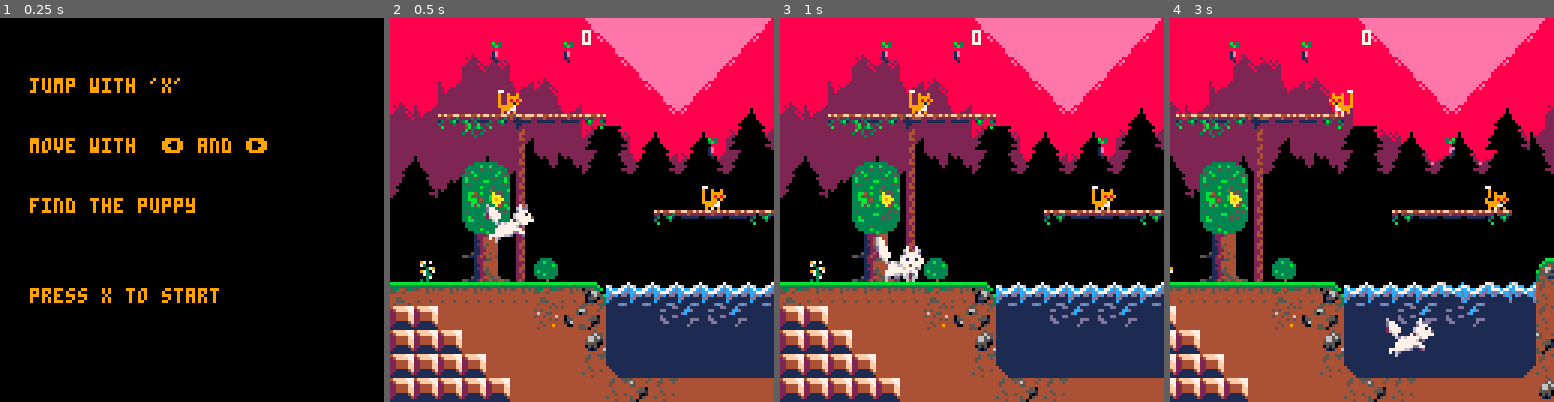
Above: before the commit, frames 1-4 (left to right).
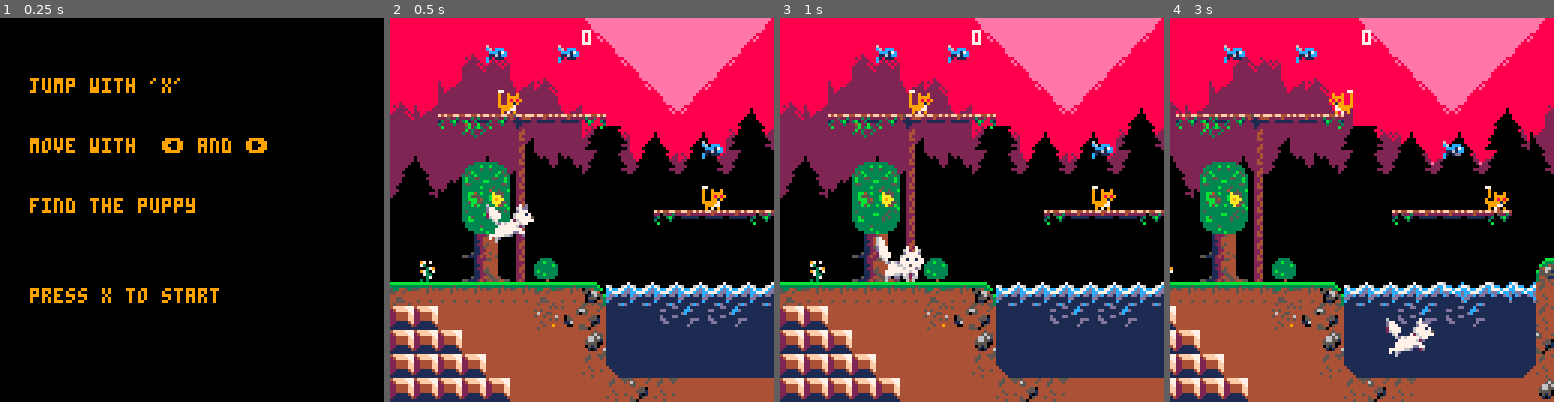
Above: after the commit, the same moments.

Repository: szabadkai/superWolfBrothers
Game: PICO-8 cartridge roka.p8
Same seed, same stepped clock (60 frames per second), same inputs: the game is played once before the commit and once after it.
Inputs:
- Up to frame 1 (0.25 s): no input
- Up to frame 2 (0.5 s): tap X (X key) at 0.33 s
- Up to frame 3 (1 s): tap O (Z key) at 0.7 s
- Up to frame 4 (3 s): tap X (X key) at 1.07, 1.85, 2.97 s; hold Right 1.6-2.1 s; tap O (Z key) every 0.4 s from 1.7 to 2.9 s; hold Up 2.15-2.42 s; hold Right from 2.47 s (still down)

Frame 1 is identical in both runs. In frame 2, 0.5% of the frame differs, in the area x 25-87%, y 6-37%; in frame 3, 0.5%; in frame 4, 0.6%, in the area x 14-77%, y 6-37%.

Commit message:
New levels

Diff:
--- a/roka.p8
+++ b/roka.p8
@@ -914,22 +914,22 @@
 	end
 end
 __gfx__
-00000000000000000000000000007000000000007700000077000000000000000000000000000000000000000000000000000000033003300330033000000000
-0000000067000000000000000007700000000000900900900900000000000000009f00f9009f00f90000000000cccc0000c11c00000330300303300000000000
-007007006770000000000000006770000000000090099990090900900000000000ffffff00ffffff00000000001777000017710000aa99000099aa0000000000
-000770006770000000000000066770000070070090098989090999900000000000f8fff800f8fff800000000001c7c000017c10009aaa990099a7a9000000000
-00077000d777000000700700d77770000670076090099190900989890009009090fff2ff90fff2ff009f00f9001ccc00001cc1000aaaa990099aa7a000000000
-00700700d777000006700760d77770000d7777d09999970099999190099999900ffff2f00ffffff000ffffff00111c0000c11c000aaa99900999aaa000000000
-00000000277770000d7777d027777000677777700999770009997700099989890fffff000fffff0090f8fff8000000000000000000a9990000999a0000000000
-00000000267770006777777026777000771771770907090009074090790991900f490f000f490f00ff94f2ff0000000000000000000a90000009a00000000000
-88888888006700007717717700670000777777770000000000f7007f0000000077000000770000000000000000b030000030b000000000000070070000000000
-888888880006d76d777777770006d76d6775777000f7007f00f7007f00000000b00b00b00b00000000000000003b3000003b3000007007000777777000000000
-8888888800007776677577700000777676777d6000f7007f0077777700000000b00bbbb00b0b00b00000000000080000000800000777777007c77c7700000000
-888888880000777776777d600000777776777d6000777777007b777b00000000b00b8b8b0b0bbbb000000000001e8000008ee00007c77c7777c77c7700000000
-8888888800077777777677000007777777767700ff7b777b0077797700f7007fb00bb1b0b00b8b8b000b00b0001e8000008e100077c77c777775577700000000
-8888888800077766d762d70000077766d762d700f7977977ff97787f00777777bbbbb700bbbbb1b00bbbbbb00012800000821000777557770777777000000000
-888888880006d0dd066066000006d0dd06606600f77f7777f77f77f0ff7b777b0bbb77000bbb77000bbb8b8b0001000000010000077777700777777000000000
-888888880006002000606000000600200060600007790f7007779790f79779770b0707000b0730b07b0bb1b00000000000000000797272707972727000000000
+00000000000000000000000000007000000000007700000077000000000000000000000000d7007d000000000000000000000000033003300330033000000000
+000000006700000000000000000770000000000090090090090000000000000000d7007d00777777000000006000000006000000000330300303300060000000
+0070070067700000000000000067700000000000900999900909009000000000007777770078777800000000c60ccc000c60ccc000aa99000099aa00b60bbb00
+000770006770000000000000066770000070070090098989090999900000000000787778d0777277000000000ccc17c000ccc17c09aaa990099a7a900bbb78b0
+00077000d777000000700700d777700006700760900991909009898900090090d07778770777777000d7007d01161cc0001161cc0aaaa990099aa7a00b997bb0
+00700700d777000006700760d77770000d7777d0999997009999919009999990077772700777770000777777c10111000c101dd00aaa99900999aaa0bd01dd00
+00000000277770000d7777d027777000677777700999770009997700099989890777770007d67700d0787778c00000000c00000000a9990000999a00b0000000
+000000002677700067777770267770007717717709070900090740907909919007d6070007d6070077d672770000000000000000000a90000009a00000000000
+00000000006700007717717700670000777777770000000000f7007f0000000077000000770000000000000000b030000030b000000000000070070000000000
+060000000006d76d777777770006d76d6775777000f7007f00f7007f00000000b00b00b00b00000000000000003b3000003b3000007007000777777000000000
+0b60bbb000007776677577700000777676777d6000f7007f0077777700000000b00bbbb00b0b00b00000000000080000000800000777777007c77c7700000000
+00bbb78b0000777776777d600000777776777d6000777777007b777b00000000b00b8b8b0b0bbbb000000000001e8000008ee00007c77c7777c77c7700000000
+00b997bb00077777777677000007777777767700ff7b777b0077797700f7007fb00bb1b0b00b8b8b000b00b0001e8000008e100077c77c777775577700000000
+0bd0bbb000077766d762d70000077766d762d700f7977977ff97787f00777777bbbbb700bbbbb1b00bbbbbb00012800000821000777557770777777000000000
+0b0000000006d0dd066066000006d0dd06606600f77f7777f77f77f0ff7b777b0bbb77000bbb77000bbb8b8b0001000000010000077777700777777000000000
+000000000006002000606000000600200060600007790f7007779790f79779770b0707000b0730b07b0bb1b00000000000000000797272707972727000000000
 bbbbbbbb000000000000000000000000000000000000000000000000000000000000000000000000000000000000000000000000000000000000000000000000
 bbbbbbbb600000000000000000000000000000000000000000000000000000000000000000000000000000000000000000000000000000000000000000000000
 bbbbbbbb677000000000000000000000000000006000000000000000007000000000000000700000000000000000000000000000600000000000000000000000
@@ -1042,90 +1042,90 @@
 00000000000000000000000000000000000000000000000000000000000000000000000000000000000000000000000000000000000000000000000000000000
 0b0b0b0b0b0b0b0b0b0b0b0b0b0b0b0b0b0b0b0b0b0b0b0b00000000000000000000000000000000000000000000000000000000000000000000000000000000
 __gff__
-0000000000808080808080202020200000000000008080808080802020440000000000000000000000000000000000000000000000000000000000000000000000010101010201010000000404010000010101010101010000000000000100000000020202020000000002000202020000000000000000000002020000000100
+0000000000808080808080202020202020000000008080808080802020440000000000000000000000000000000000000000000000000000000000000000000000010101010201010000000404010000010101010101010000000000000100000000020202020000000002000202020000000000000000000002020000000100
 0000000000000000000000000000000000000000000000000000000000000000000000000000000000000000000000000000000000000000000000000000000000000000000000000000000000000000000000000000000000000000000000000000000000000000000000000000000000000000000000000000000000000000
 __map__
-000000000000000000000000000000000000000000000000000000000000000000000000000070607261607100000000000000000000001b0000000000000000000000000000000000000000000000000000000000000000000000000000000000000000005050504d0000000000000000000000000000000000000000000000
-000000001b00001b000000000000000000000000000000000000000000000000000000000d0072606160617200000000000000000000000000000000000000000000000000000000000000000000000000000000000000000000000000000000000000000f5050504d0000000000000000000000000000000000000000000000
-00000000000000000000000000000000000000000000000000000000000000000000000000006072607260610000000000000000000000000000000000000000000000000000000000000000000000000000000000000000000000706060710000000000000050504d0000006f0000000000000000000000000000000f0b0b00
-00000000050000000000000000000000000000000000000070617271000000000000006a6565616061606172000000000000000067656564636600000000001b0000000000000000000000000000000000000000000000000000007460727300000d0d0b0b0b50504d001d007f7d001800000000000000000000000000000000
-00006462646a79796500000000000000000000000000000061726061000000000000006900007260726172600000000000000000000000000000000000000000000000000000000000000000000000000000000000000000000000707260710000000000000050504d5d5d5d5d5d5d5d5d5d7e00000000000000000018000000
-000000cf0069000000000000001b0000000000cf7072710061607261000000000500006900007472616061730000000000000000000000000000000000000500000000000000000000000000000000000000000000000000000000746072730000000005000050504d6d6e6e6d6d6e6c6e6e6c000000000000005d5d5d5d5d5d
+00000000000000000000000000000000000000000000000000000000000000000000000000007060726160710000000000000000000000000000000000000000000000000000000000000000000000000000000000000000000000000000000000000000005050504d0000000000000000000000000000000000000000000000
+000000000b00000b000000000000000000000000000000000000000000000000000000000d007260616061720000000000000000000000000000000000000000000000000000000000000000000000000000000000000000000000000000000000000000005050504d0000000000000000000000000000000000000000000000
+00000000000000000000000000000000000000000000000000000000000000000000000000006072607260610000000000000000000000000000000000000000000000000000000000000000000000000000000000000000000000706060710000000000000050504d0000006f0000000000000000000000000000000f001000
+00000000050000000000000000000000000000000000000070617271000000000000006a6565616061606172000000000000000067656564636600000b00000000000000000000000000000000000000000000000000000000000074607273000000000b000050504d001d007f7d001800000000000000000000000000000000
+00006462646a7979650000000000000000000000000000006172606100000000000000690000726072617260000b00000b000000000000000000000000000000000000000000000000000000000000000000000000000000000000707260710000000000000050504d5d5d5d5d5d5d5d5d5d7e00000000000000000018000000
+000000cf0069000000000000000b0000000000cf7072710061607261000000000500006900007472616061730000000000000000000000000000000000000500000000000000000000000000000000000000000000000000000000746072730000000005000050504d6d6e6e6d6d6e6c6e6e6c000000000000005d5d5d5d5d5d
 00000070716900000000000000000000000000006061600074726173000000797979797979000000595a0000000000050000000000000000006762657979796562000000000000000000000000000000000000000000000000000070726071006a657979796350506e00000000000000000000000000000000006e6d6d6e6d6c
-00000061726900000000000000050000000000007472730000495a00000000000000000000000000595a0063657964647979796566000000000000000000000000000000000000000000000000000000000000000000000000000074747373006900000000005050000000000000000000000000000000000000000000000000
-00000074736900000000006479797964000000000069000000595a00000000000000000000000000595a0000000000000000000000000000000000000000000000000000000000000000000000000000000000000000007071000000495a000069000b0b0b006264000000000000000000000000000000000000000000000000
-000000495a69000000000000ce000000000076780069770000595a000000000000000000000f0000495a0000000000000000000000000000000000000000000000656362647965640000000000000000706171000000007473000000595a000069000000000000000000006f0000000000006f00000000006f00000000000000
-007500494a6977000000000000000000004243474753475400494a76000000000500000000000000595a0000000000000000000000000000000000000000000000000000000000000000000000000d00747273001b0000495a000000495a0005690000000000000000004d7f7d0000007c7d7f7d00187c7d7f7c000000000000
+00000061726900000000000000050000000000007472730000495a00000000000000000000000000595a0063657964647979796566000000000000000000000000000000000b00000000000000000000000000000000000000000074747373006900000000005050000000000000000000000000000000000000000000000000
+00000074736900000000006479797964000000000069000000595a00000000000000000000000000595a0000000000000000000000000000000000000000000000000000000000000000000000000000000000000000007071000000495a000069000b000b006264000000000000000000000000000000000000000000000000
+000000495a69000000000000ce000000000076780069770000595a000000000000000000000b0000495a0000000000000000000000000000000000000000000000656362647965640000000000000000706171000000007473000000595a000069000000000000000000006f0000000000006f00000000006f00000000000000
+007500494a6977000000000000000000004243474753475400494a76000000000500000000000000595a0000000000000000000000000000000000000000000000000000000000000000000000000d0074727300000000495a000000495a0005690000000000000000004d7f7d0000007c7d7f7d00187c7d7f7c000000000000
 4743434343434743544b4b4b4b4b4b4b4b46514541415551474747540000007979797979797979797a5a000000000000000000000000000000000000706171000000000000000000657965630000000000690000000000494a000000595a6a796579796a796550504d4d4d4d5d5d5d5d5d5d5d5d5d5d5d5d4d4d4d4d4d4d4d4d
 5050414141414555526b6b5b5c5b5c6b6b4646505041414645465544000000000000000000000000595a79656a000000000000000000000000000d006160610000000000000000000000000000007577786900150076425343540000594a6900001b00690000505050504d4d4d4e5e4e5e4e5e4e4e5e4e4e4d4d4d4d4d4d4d4d
 5050504141414141516b6b6b6b6b6b6b6b5245505041504141414144000000000000000000000000595a1b1b690000000000000000000000000000007472730000000000000000000000000042435343474347534353515546445700595a69001b001b690078505050504d504d4d4f4f4f4f4f4f4f4f4f4d4d4d4d4d4d4d4d4d
 505050504141414146686b6b6b6b6b6b7b4650505050505041415544001500777875707100000000494a0000690000780000000000000000000000000069750000000000000000000000000056525152455546524146555246515354494a69001500006978505050505050504d4d4d4f4f4f4f4f4f4f4d4d4d4d4d4d4d4d4d4d
 5050505050414141414652464141414141515050505050505041515243474343475343434753434753434353474343534b4b4b4b4b4b4b4b4b424353474743544b4b4b4b4b4b4b4b4b4b4b4b56414641414141414141464641414155434343434343434343435050505050504d4d4d4d4f4f4f4f4f4d4d4d4d4d4d4d4d4d4d4d
-4d4d4d4d4d4d4d4d4d6d4d4d4d6d6e6d6c6c4d4d4d4d4d4d4d4d4d4d4d4d4d4d4d4d4d4d4d4d4d4d4d4d4d4d4d4d5050505050505050505050504d4d4d4d4d4d4d4d5050505050505050505050000000000000000000000000000000000000000000000000000000000000000000000000000000000000000000000000000000
-4d4d4d4d4d4d4d4d00006c4d4d00000000006c6d6d6c6e6d6d6c4d4d4d4d4d4d4d4d4d4d6d6e6c6c6d4d4d4d4d4d4d4d4d4d5050505050504d4d4d6c6d6e6e6c4d4d50505050505050500000000000000000000000001b000000000000000000000000000000000000000000000000000000001b000000000000000000000000
-4d4d4d4d4d4d6d6c0000004d4d000000000000000000000000006c6d6c4d4d4d4d4d4d6e00000000006c4d4d4d6e6d6e6c4d4d50504d4d4d4d4d0000000000004d4d50505050500000000000000000000000000000000000000000000000000000000d0070727271000000000000000000000000000000000000000000000000
-6d4d4d4d4d4d00000000006c6d0000b2000000000000000000000000006c6d4d4d6e00000000000000004d4d4d000000006e4d4d6d6c6e6d6c6e0000000000006d4d50505050000000001b0000000000000000050000000000000000000000000000000061616160000000000000007061617100000000000005000000000000
-004d4d4d6d6d30300030300000b20b0b0b3000003000000000000000000000000000000b0b00000000004d4d4d00000000006c4d000000000000000000000000006c000000000000000000000000000000797979797979796a797900000000007979797972617261000000000000006160726179790000797979797979000000
-b26c6d6eb2b2b2b2b2b2b2b2b2b2b2b2b2b2b2b2b26d6c6e6d6c6e0000000000000000000000000000006c6d6e00000000cfcf6d00000000000000000b00000000cf0000000000000500000000000000000000000000000069000000000000000000000060726172000000000000006172616000000000000000000000000000
+4d4d4d4d4d4d4d4d4d6d4d4d4d6d6e6d6c6c4d4d4d4d4d4d4d4d4d4d4d4d4d4d4d4d4d4d4d4d4d4d4d4d4d4d4d4d5050505050505050505050504d4d4d4d4d4d4d4d4d4d4d4d4d4d4d50505050000000000000000000000000000000000000000000000000000000000000000000000000000000000000000000000000000000
+4d4d4d4d4d4d4d4d00006c4d4d00000000006c6d6d6c6e6d6d6c4d4d4d4d4d4d4d4d4d4d6d6e6c6c6d4d4d4d4d4d4d4d4d4d5050505050504d4d4d6c6d6e6e6c4d4d4d4d4d4d4d5050500000000000000000000000000b000000000000000000000000000000000000000000000000000000000b000000000b00000b00000000
+4d4d4d4d4d4d6d6c0000004d4d000000000000000000000000006c6d6c4d4d4d4d4d4d6e00000000006c4d4d4d6e6d6e6c4d4d50504d4d4d4d4d0000000000004d4d4d4d4d4d500000000000000000000000000000000000000000000000000000000d0070727271000000000000000000000000000000000000000000000000
+6d4d4d4d4d4d00000000006c6d0000b200000000000b0000000b0000006c6d4d4d6e00000000000000004d4d4d000000006e4d4d6d6c6e6d6c6e0000000000006d4d4d4d4d50000000000b0000000000000000050000000000000000000000000000000061616160000000000000007061617100000000000005000000000000
+004d4d4d6d6d30300030300000b20f00003000003000000000000000000000000000001b1b00000000004d4d4d00000000006c4d000000000000000000000000006c000000000000000000000000000000797979797979796a797900000000007979797972617261000000000000006160726179790000797979797979000000
+b26c6d6eb2b2b2b2b2b2b2b2b2b2b2b2b2b2b2b2b26d6c6e6d6c6e0000000000000000000000000000006c6d6e0000000fcfcf6d000000000000000b000b000000cf0000000000000500000000000000000000000000000069000000000000000000000060726172000000000000006172616000000000000000000000000000
 0000000000003030000018003030300000b4b4b40000000000000000000000000000000000000000000000000000000000cf0000000000000000ce00000000000000000000006a79797979796a000000000000000000000069000000000000000000000061726160000000000000007461727300000000000000000000000000
-0000000000000000006c6c6d6c6d6d6c6d6e00000000000000000000b30000000000004d4d00b3b3b3b3b3b3b3b3000000000000000000000000001800000000000000000000690000000000690000000000000000000000690000000000000070607100746160730000000005000000495a0070607100000000000000001d00
+0000000000000000006c6c6d6c6d6d6c6d6e00000000000000000000b30000000000004d4d00b3b3b3b3b3b3b3b3000000180000000000000000001800000000000000000000690000000000690000000000000000000000690000000000000070607100746160730000000005000000495a0070607100000000000000001d00
 000000000000000000000000000000000000000000000000000000000000000000004d4d4d4d0000000000000000005d5d5d5d7e0000000000006e6c6d6e00004d4d0000000069000000000069000000000000000000000069777800000000006161600000594a00000000796a797900595a0060616100000000000079797979
-00000000000000000000000b0b0b0000000000000000000d000000000000000000004d4d4d4d0000000000000000006d6c6d6d6c000000000000ce00000000004d4d50504652690000007500796a7979790000000000004247475347540000007460731b00595a007061710069000000594a0074607300000000000000000000
-00000000007c7d7d00000000000000000000006f00000000000000000000000000006c4d4d6e00000000000000000000000000000000000000000000000000004d505050464646464655514646690000000000000000005655464545457071000069000000495a007472730069000000595a0000690000000000000000000000
-5d5d5d5d5d5d5d4d00001800000018004d4d7d7f4d0000000000004d4d4d00000000000000000000000000000000000000000000000b007c4d4b4b4b4b4b4b4d4d505050504551465246454545690000150000000015005246460000007473760069150000595a000069000069000000495a7578690000000000000000000000
-4e5e4e5e4e5e5e4d5d5d5d5d5d5d5d5d4d4d4d4d4d4b4b4b4b4b4b4d4d4d000000000000000000000b0000000000000000000018007c6f4d4d5b5c5b5c6b5b4d4d505050504545520000004545690046464141414141465146460000454547435343434754494a001569001b6900754243434343544b4b4b4b4b4b4b4b4b4b4b
-4f4f4f4f4f4f4d4d5e4e4e4e5e4e5e5e4d4d4d4d4d4d5c5b5c5c4d4d4d4d4d000b00006f001800000000004d4d5d5d5d5d5d5d5d5d5d5d4d4d4d6b6b6b6b4d4d4d505050505051451b1b1b0000694646465255514141414500000000454646524545454141474753434753435343474646464646466b6b6b5c6b6b5b5c5b5b5c
-4f4f4f4f4f4d4d4d4d4f4f4f4f4f4f4d4d4d4d4d4d4d4d4d4d4d4d4d4d4d4d7d7c7d7c7f4d4d4d5d5d5d5d4d4d4d5e5e4e4e4e4e4d4d4d4d4d4d4d4d4d4d4d4d5050505050505050454545454555465145454652464141451b1b1b00464645524545414141414651465255464651464646464646466b6b6b6b6b6b6b6b5c5b6b
-4f4f4f4f4d4d4d4d4d4d4f4f4f4d4d4d4d4d4d4d4d4d4d4d4d4d4d4d4d4d4d4d4d4d4d4d4d4d4d4d4e5e4e4d4d4d4d4d4d4d4d4d4d4d4d4d4d4d4d4d4d4d4d4d50505050505050505051524646524545524545454545414141414141414141464541414141414141414141414141414141414141416b6b6b6b6b6b6b6b6b6b6b
-…(52 lines of a section not shown)…
+00000000000000000000000f000f0000000000000000000d000000000000000000004d4d4d4d0000000000000000006d6c6d6d6c000000000000ce00000000004d4d50504646690000007500796a7979790000000000004247475347540000007460731b00595a007061710069000000594a0074607300000000000000000000
+00000000007c7d7d00000000000000000000006f00000000000000000000000000006c4d4d6e00000000000000000000000000000000000000000000000000004d4d4d50464646464655514657690000000000000000005655464545457071000069000000495a007472730069000000595a0000690000000000000000000000
+5d5d5d5d5d5d5d4d00000800000008004d4d7d7f4d0000000000004d4d4d00000000000000000000000000000000000000000000000f007c4d4b4b4b4b4b4b4d4d4d4d50504551465246454545690000150000000015005246460000007473760069150000595a000069000069000000495a7578690000000000000000000000
+4e5e4e5e4e5e5e4d5d5d5d5d5d5d5d5d4d4d4d4d4d4b4b4b4b4b4b4d4d4d000000000000000000000f0000000000000000080000007c6f4d4d5b5c5b5c6b5b4d4d4d4d50504545520000004545690046464141414141465146460000454547435343434754494a001569001b6900754243434343544b4b4b4b4b4b4b4b4b4b4b
+4f4f4f4f4f4f4d4d5e4e4e4e5e4e5e5e4d4d4d4d4d4d5c5b5c5c4d4d4d4d4d000000006f000800000000004d4d5d5d5d5d5d5d5d5d5d5d4d4d4d6b6b6b6b4d4d4d4d4d4d505051451b1b1b0000694646465255514141414500000000454646524545454141474753434753435343474646464646466b6b6b5c6b6b5b5c5b5b5c
+4f4f4f4f4f4d4d4d4d4f4f4f4f4f4f4d4d4d4d4d4d4d6b6b6b6b4d4d4d4d4d7d7c7d7c7f4d4d4d5d5d5d5d4d4d4d5e5e4e4e4e4e4d4d4d4d4d4d4d4d4d4d4d4d4d4d4d4d50505050454545454555465145454652464141451b1b1b00464645524545414141414651465255464651464646464646466b6b6b6b6b6b6b6b5c5b6b
+4f4f4f4f4d4d4d4d4d4d4f4f4f4d4d4d4d4d4d4d4d4d4d4d4d4d4d4d4d4d4d4d4d4d4d4d4d4d4d4d4e5e4e4d4d4d4d4d4d4d4d4d4d4d4d4d4d4d4d4d4d4d4d4d4d4d4d4d4d4d50505051524646524545524545454545414141414141414141464541414141414141414141414141414141414141416b6b6b6b6b6b6b6b6b6b6b
+…(52 lines of a section not shown)…
